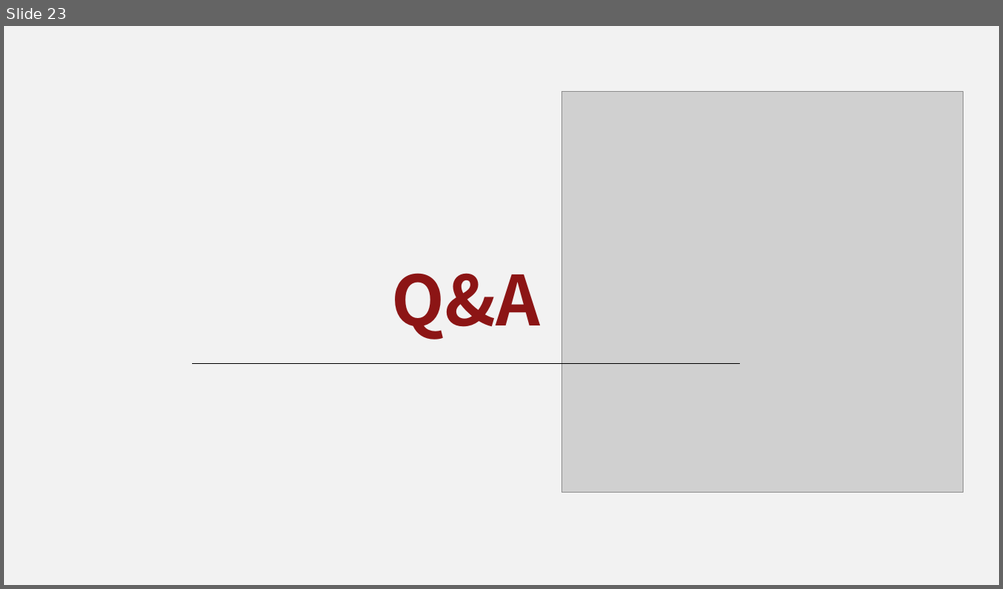
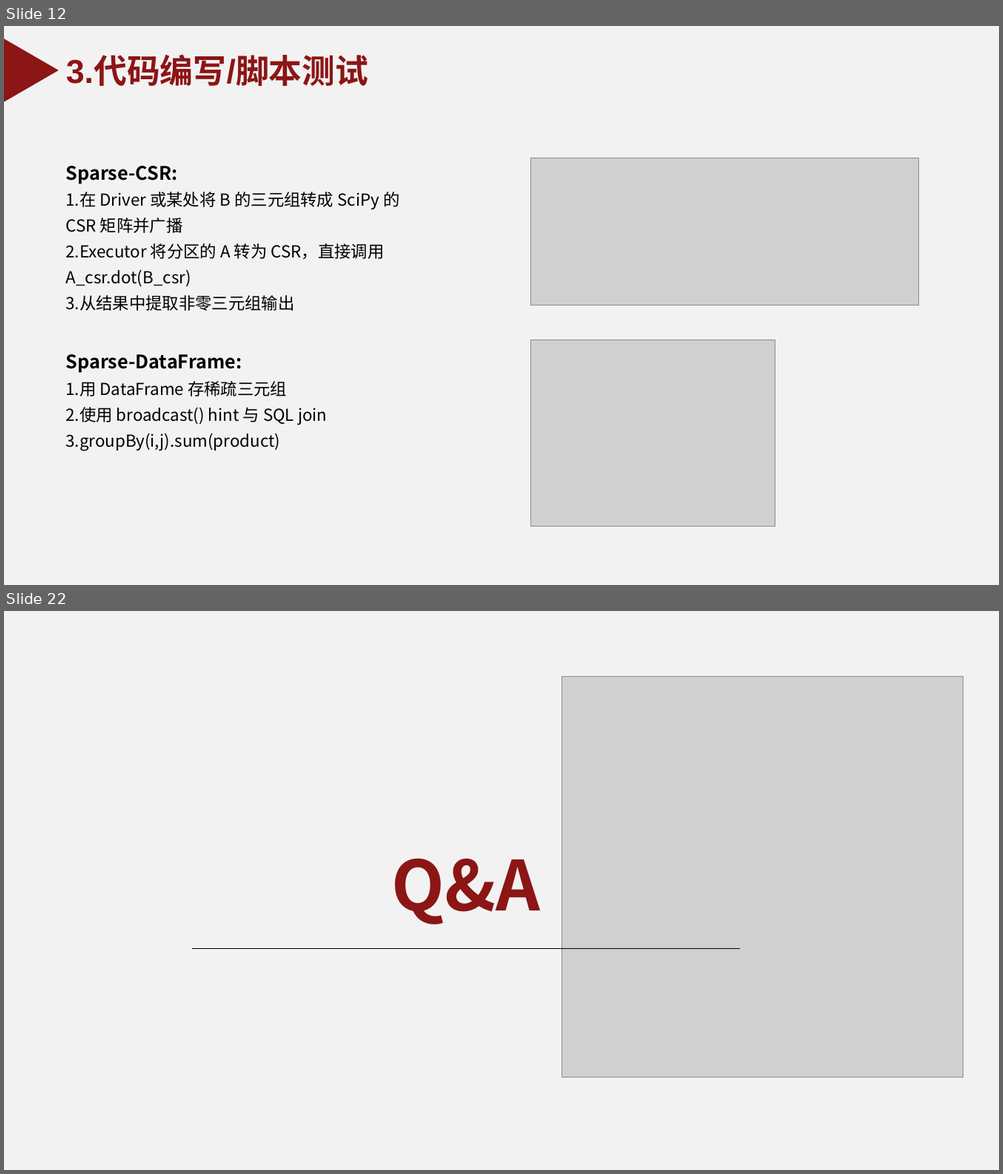
Before and after one commit to YangFan0918/assignment-submission-template, a slide deck: 汇报ppt.pptx. Shown one above the other, each under a label of ours: slide 23 before the commit, slides 12 and 22 after it; the slides between them are not shown. The pictures are 1003x589 and 1003x1174 pixels, drawn with LibreOffice and Linux fonts; fonts in the diff are those of the drawing; grey boxes stand for pictures; background and template pictures are left out. Boxes give left, top, right and bottom in pixels: in the first picture for what was removed or moved away, otherwise in the second. Text is boxed around its words. In the diff, an @@ line names an element or a change of style, - is before the commit and + after.

```diff
--- a/汇报ppt.pptx
+++ b/汇报ppt.pptx
@@ slide 12 added at (4, 26, 999, 585), background #F2F2F2 @@
@@ triangle added at (4, 39, 59, 102), fill #8C1515 @@
@@ text added at (66, 57, 369, 86), 32 pt, text #8C1515, bold @@
+3.代码编写/脚本测试
@@ picture added at (531, 158, 919, 306) @@
@@ text added at (66, 166, 399, 311), 16 pt, text #000000 @@
+Sparse-CSR:
+1.在 Driver 或某处将 B 的三元组转成 SciPy 的 CSR 矩阵并广播
+2.Executor 将分区的 A 转为 CSR，直接调用 A_csr.dot(B_csr)
+3.从结果中提取非零三元组输出
@@ text added at (66, 355, 327, 451), 16 pt, text #000000 @@
+Sparse-DataFrame:
+1.用 DataFrame 存稀疏三元组
+2.使用 broadcast() hint 与 SQL join
+3.groupBy(i,j).sum(product)
@@ picture added at (531, 340, 776, 527) @@
@@ what was slide 23 is now slide 22 @@
```
Also in this commit, not shown: 7 slides changed, 11 other slides added, 13 slides removed, 3 other files.
